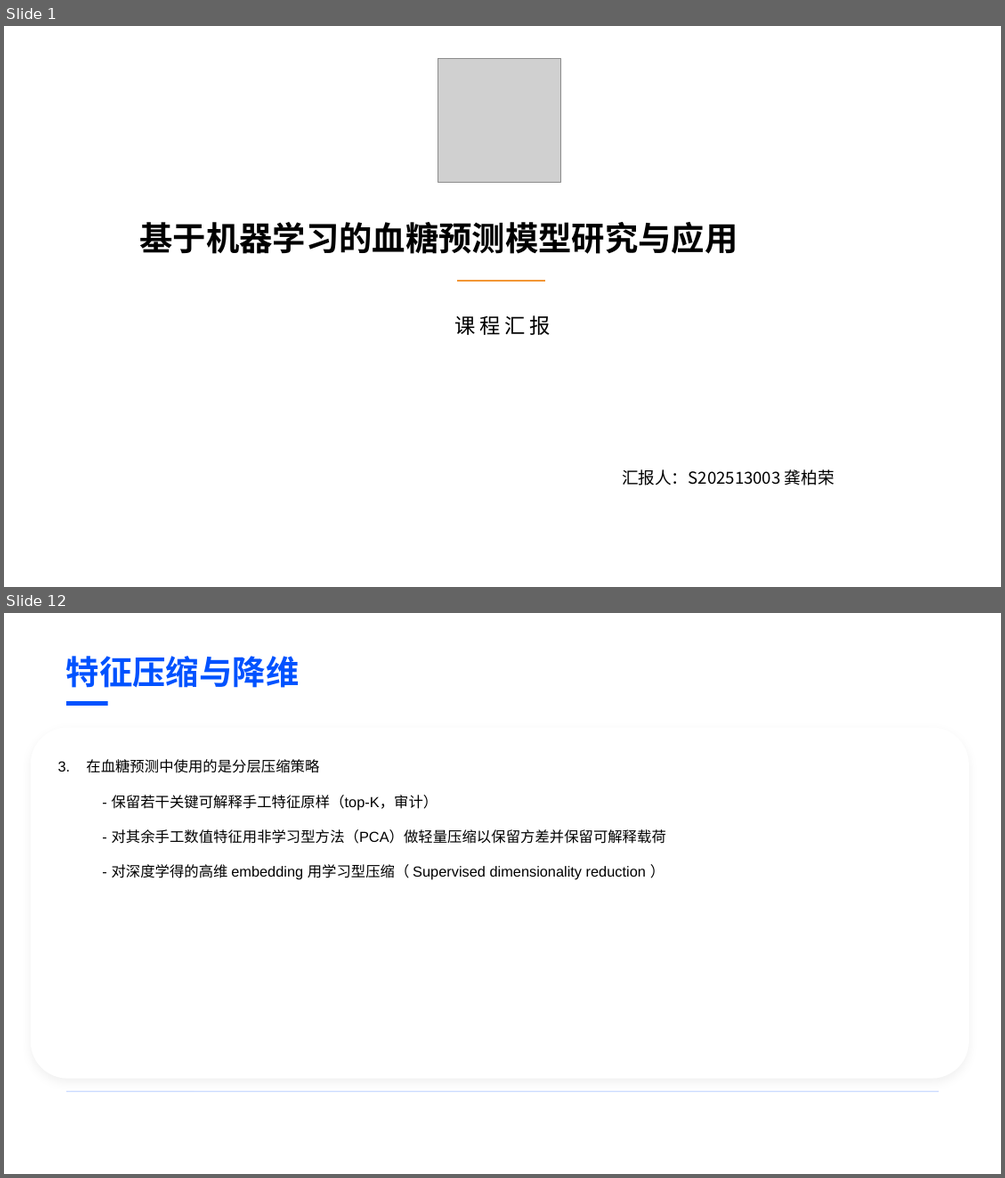
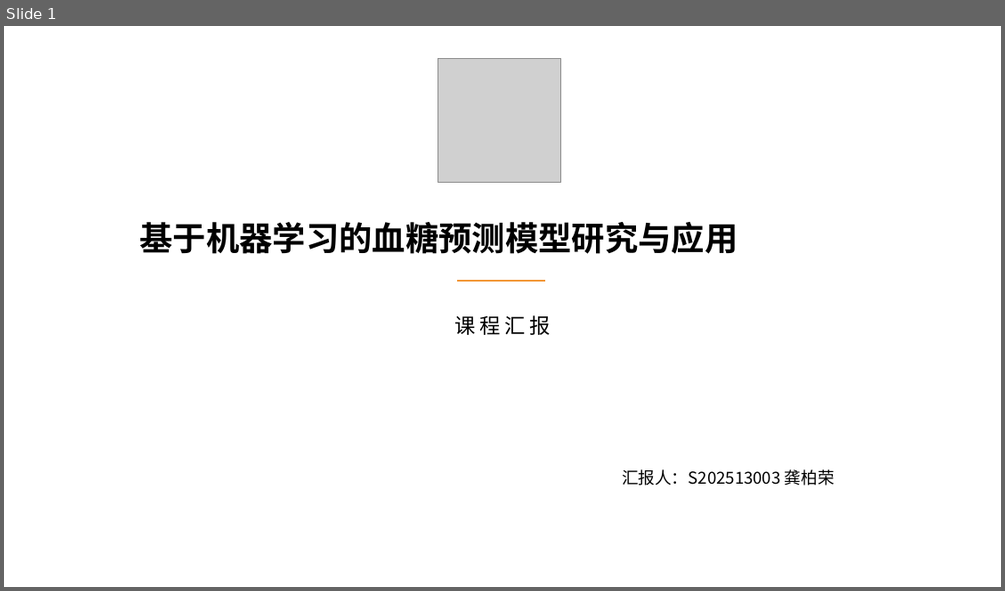
Before and after one commit to BaiRong-NUC/DiabetesAnalyzes, a slide deck: 多元统计与模式识别课程汇报.pptx. Shown one above the other, each under a label of ours: slides 1 and 12 before the commit, slide 1 after it; the slides between them are not shown. The pictures are 1005x1178 and 1005x591 pixels, drawn with LibreOffice and Linux fonts; fonts in the diff are those of the drawing; grey boxes stand for pictures; background and template pictures are left out. Boxes give left, top, right and bottom in pixels: in the first picture for what was removed or moved away, otherwise in the second. Text is boxed around its words. In the diff, an @@ line names an element or a change of style, - is before the commit and + after.

```diff
--- a/多元统计与模式识别课程汇报.pptx
+++ b/多元统计与模式识别课程汇报.pptx
@@ slide 12 removed at <box>4,613,1001,1174</box>, background #FFFFFF @@
@@ text removed at <box>66,656,299,688</box> @@
-特征压缩与降维
@@ rounded rectangle removed at <box>66,701,108,706</box> @@
@@ rounded rectangle removed at <box>30,728,969,1078</box> @@
@@ text removed at <box>58,759,666,880</box> @@
-3. 在血糖预测中使用的是分层压缩策略
-- 保留若干关键可解释手工特征原样（top-K，审计）
-- 对其余手工数值特征用非学习型方法（PCA）做轻量压缩以保留方差并保留可解释载荷
-- 对深度学得的高维 embedding 用学习型压缩（ Supervised dimensionality reduction ）
@@ rounded rectangle removed at <box>66,1091,938,1092</box> @@
```
Also in this commit, not shown: 2 slides changed, 3 slides added, 8 other slides removed.
